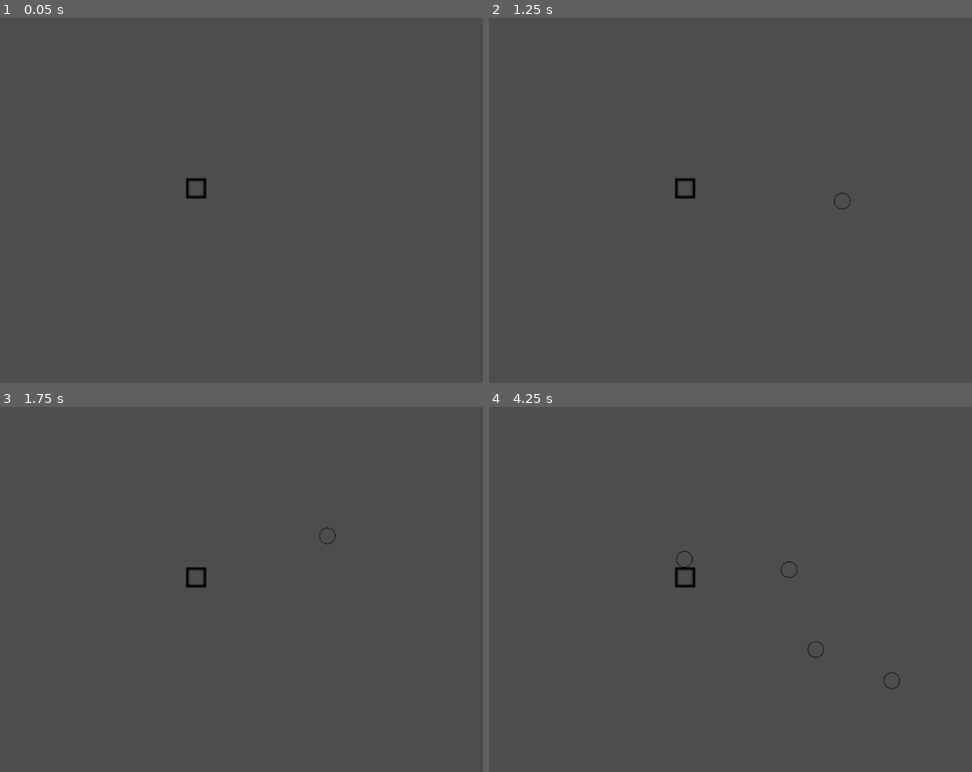
Above: before the commit, frames 1-4 (two rows, left to right).
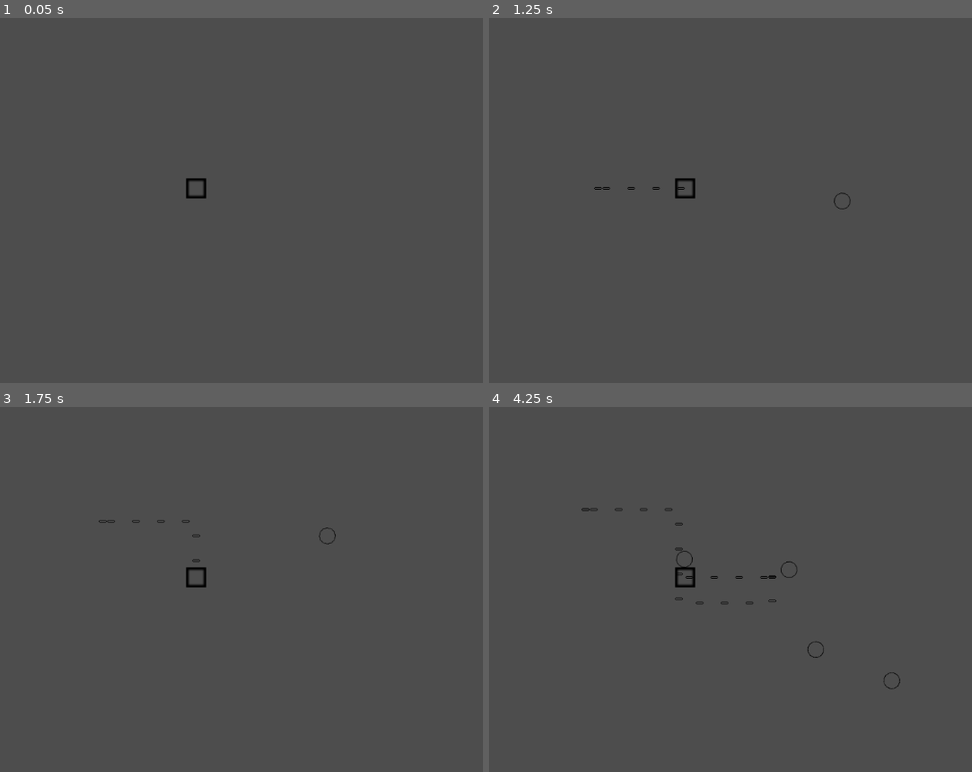
Above: after the commit, the same moments.

Repository: ROKAMETISM/Composition-Based-Practice-1
Game: Godot game, scene res://Scenes/level.tscn
Same seed, same stepped clock (60 frames per second), same inputs: the game is played once before the commit and once after it.
Inputs:
- Up to frame 1 (0.05 s): no input
- Up to frame 2 (1.25 s): tap Enter at 0.5 s; hold D (move_right) from 0.53 s (still down)
- Up to frame 3 (1.75 s): release D (move_right) at 1.28 s; hold S (move_down) from 1.28 s (still down)
- Up to frame 4 (4.25 s): release S (move_down) at 2.03 s; hold D (move_right) 2.03-2.78 s; hold W (move_up) 2.78-3.53 s; tap Space at 3.5 s; hold A (move_left) from 3.53 s (still down)

Frame 1 is identical in both runs. In frame 2, less than 0.1% of the frame differs, in the area x 21-41%, y 46-48%; in frame 3, less than 0.1%; in frame 4, 0.2%, in the area x 19-60%, y 27-55%.
Error before the commit: Invalid access to property or key 'current_scene' on a base object of type 'null instance'. (res://Scripts/weapon_rifle.gd:19)

Commit message:
Implementing Weapon Fire

Diff:
--- a/Scripts/weapon_manager.gd
+++ b/Scripts/weapon_manager.gd
@@ -5,6 +5,10 @@
 func _ready() -> void:
 	weapons.append(preload("res://Scripts/weapon_rifle.gd").new())
 
+	for weapon in weapons:
+		weapon.tree_current_scene = get_tree().current_scene
+		weapon.player = get_parent()
+
 func _process(delta: float) -> void:
 	for weapon in weapons:
 		weapon.update(delta)
--- a/Scripts/weapon_rifle.gd
+++ b/Scripts/weapon_rifle.gd
@@ -5,6 +5,8 @@
 @export var damage := 70
 var fire_timer := fire_interval
 var rifle_projectile = preload("res://Scenes/projectile_rifle.tscn")
+var tree_current_scene
+var player
 
 func update(delta : float) -> void:
 	fire_timer -= delta
@@ -13,7 +15,8 @@
 		fire_weapon()
 
 func fire_weapon() -> void:
+	print("weapon fire called")
 	var projectile = rifle_projectile.instantiate()
-	projectile.global_position = global_position
-	projectile.rotation = rotation
-	get_tree().current_scene.add_child(projectile)
+	projectile.global_position = player.global_position
+	projectile.rotation = player.rotation
+	tree_current_scene.add_child(projectile)
